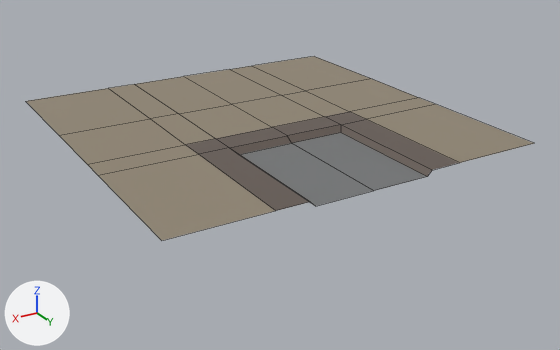
One commit to the FBX model Assets/Models/Rua Sem Saida.fbx: the scene before it, then after it.
Camera for both pictures: a camera (50 mm lens) standing at (1.95, 3.46, 1.38) and looking at (-0.05, 0.12, -0.29). Lighting does not change. The marker at lower left points along +X, +Y and +Z. Mesh edges are drawn as thin lines. Where no turn or scale is listed for an object, it has been applied to the vertices.

The scene before the commit, as lines of its bpy script (objects in view):
```python
me_rua_sem_saída = bpy.data.meshes.new('Rua Sem Saída')
me_rua_sem_saída.from_pydata(...)  # 40 vertices, 28 faces; spans x -1.0..1.0, y -1.0..1.0, z -0.03..0.0
me_rua_sem_saída.materials.append(mat_atlas_lightmap_pack)  # picture img_atlas_lightmap_pack_png
ob_rua_sem_saída = bpy.data.objects.new('Rua Sem Saída', me_rua_sem_saída)
ob_rua_sem_saída.location = (0.0, 0.0, 0.0)
```
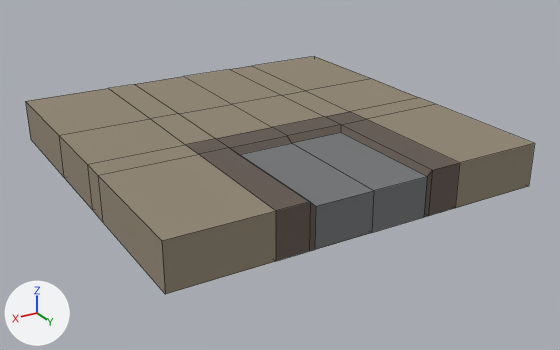
The newer file is also turned or shifted as a whole; pictures and numbers use the older file's frame.

What changed in the scene script:
```text
Change me_rua_sem_saída:
    used by ob_rua_sem_saída; location = (0.0, 0.0, 0.0)
    remove me_rua_sem_saída.from_pydata(...)  # 40 vertices, 28 faces; spans x -1.0..1.0, y -1.0..1.0, z -0.03..0.0
    add me_rua_sem_saída.from_pydata(...)  # 80 vertices, 78 faces; spans x -1.0..1.0, y -1.0..1.0, z -0.23..0.0
    me_rua_sem_saída part 1
    6 vertices are added at (0.0, 1.0, -0.23), (0.31, 1.0, -0.23), (-0.31, 1.0, -0.23), (-0.31, 0.31, -0.23), (0.31, 0.31, -0.23), (0.0, 0.31, -0.23)
    19 new vertices lie (0.0, 0.0, -0.23) away from vertices in x -1.0..1.0, y -1.0..1.0, z 0.0
    5 new vertices lie (0.0, 0.67, 0.0) away from vertices in x -0.5..0.5, y -1.0, z -0.23
    5 new vertices lie (0.0, 0.45, 0.0) away from vertices in x -0.5..0.5, y -0.33, z -0.23
    5 new vertices lie (0.0, 0.15, 0.0) away from vertices in x -0.5..0.5, y 0.12, z -0.23
    50 new faces join them
```

Boxes [x1, y1, x2, y2] around the edits, measured in the pictures (560 x 350 px):
'Rua Sem Saída', reshaped (28% taller)
    before: [26, 56, 534, 241]
    after: [26, 56, 535, 294]
part 1 of me_rua_sem_saída, added (brown)
    after: [26, 102, 535, 294]
